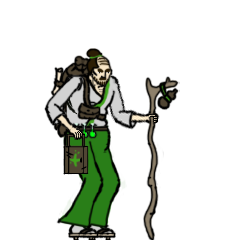
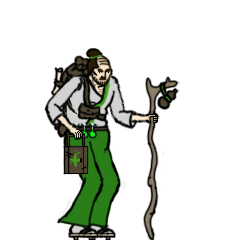
Layer changes from the first 240×240 image to the second:
added layer "tete2" above "jambe bas" over [left=85, top=48, right=113, bottom=88]
